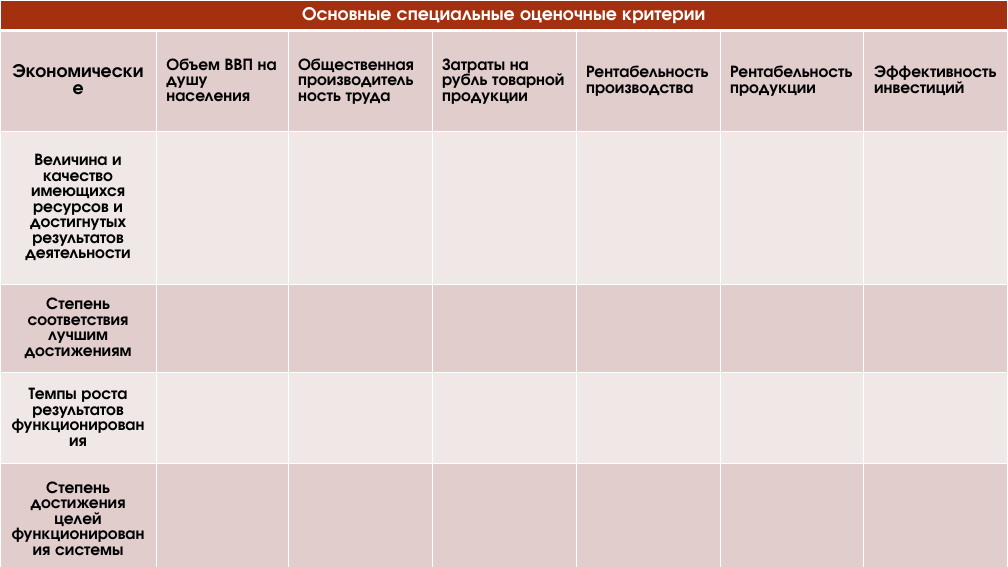
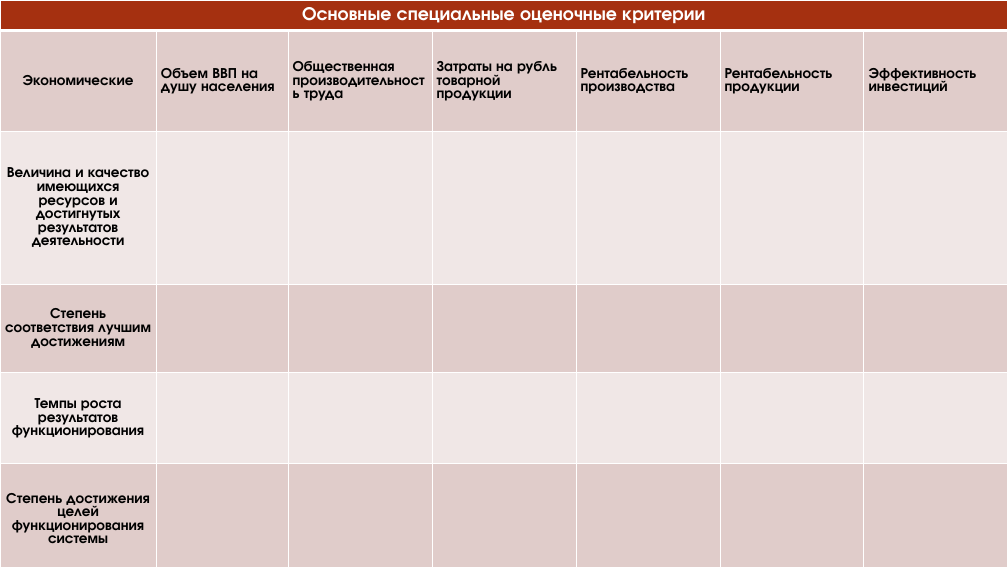
Before and after one commit to the-homeless-god/Profile, a slide deck: slide 8 of Presentations/GA-economic.pptx. Drawn at 1008x567 pixels with LibreOffice and Linux fonts; fonts in the diff are those of the drawing. Boxes give left, top, right and bottom in pixels: in the first picture for what was removed or moved away, otherwise in the second. Text is boxed around its words. In the diff, an @@ line names an element or a change of style, - is before the commit and + after.

Commit message:
upd presentation

```diff
--- a/Presentations/GA-economic.pptx
+++ b/Presentations/GA-economic.pptx
@@ table at (x1=0, y1=0, x2=1006, y2=567) @@
@@ fill #E1CDCC to #E0CCCA in 21 cells @@
@@ fill #F0E8E7 to #F0E7E6 in 14 cells @@
@@ size 18 to 14 pt in "Экономические" @@
@@ size 16 to 14 pt in "Объем ВВП на душу населения", "Общественная производительность труда", "Затраты на рубль товарной продукции", "Рентабельность производства" and 6 more places @@
@@ line spacing 1 to 0.9 @@
@@ more space between paragraphs @@
@@ freeform shape at (x1=80, y1=260, x2=197, y2=485): outline redrawn @@
@@ freeform shape at (x1=64, y1=453, x2=79, y2=538): outline redrawn @@
```
Also in this commit, not shown: 14 other slides changed, 1 slide removed.
